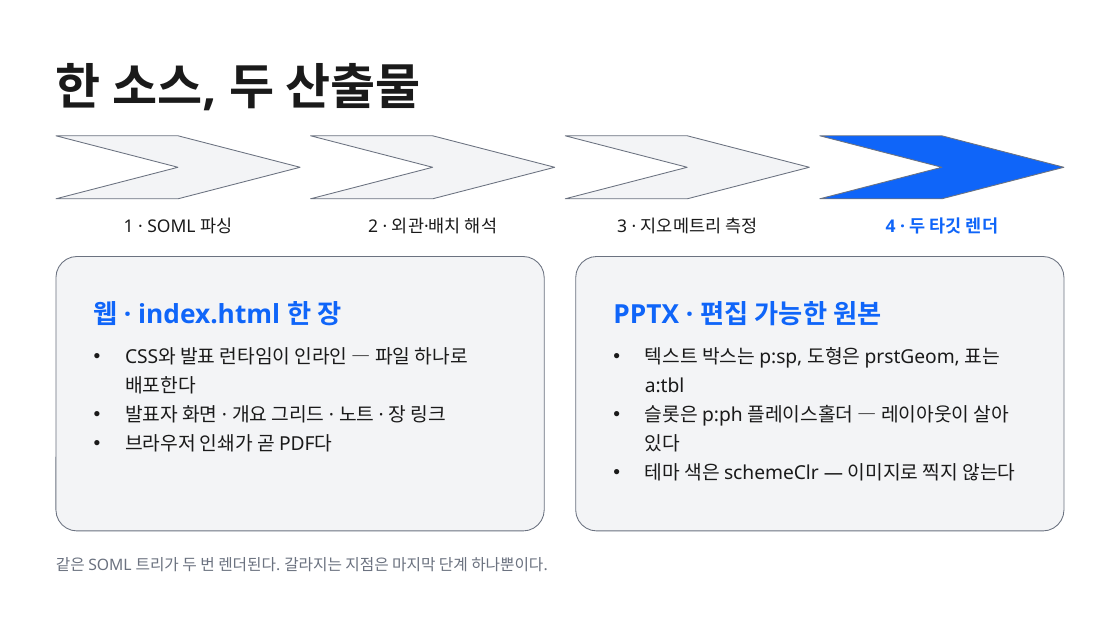
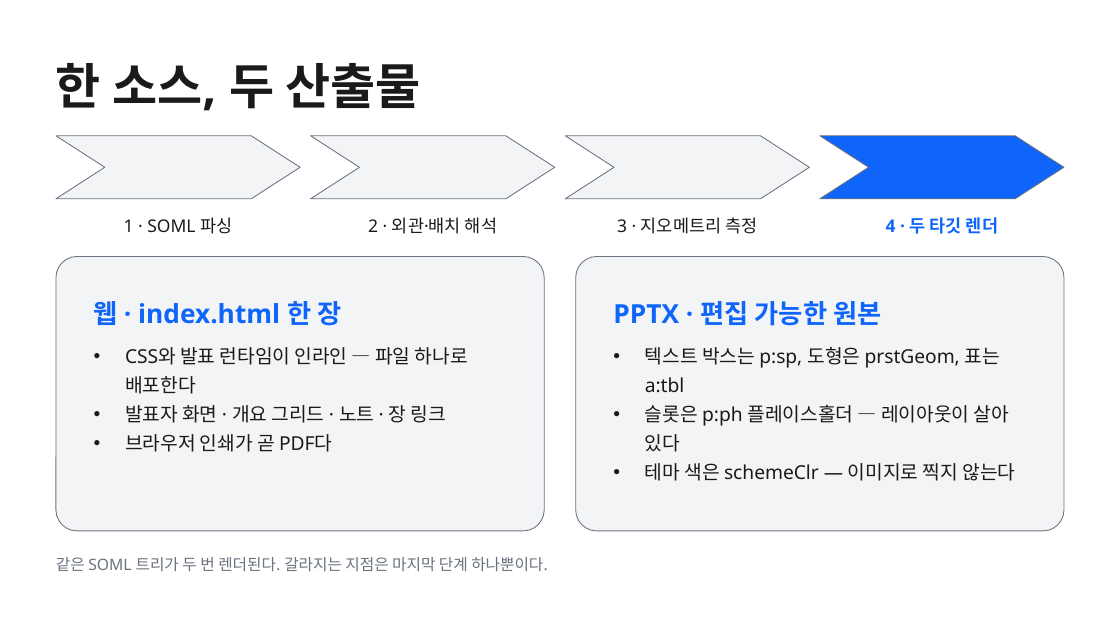
Before and after one commit to k2sebeom/balpyo, a slide deck: slide 4 of examples/showcase/decks/balpyo-intro/balpyo-소개.pptx. Drawn at 1120x630 pixels with LibreOffice and Linux fonts; fonts in the diff are those of the drawing. Boxes give left, top, right and bottom in pixels: in the first picture for what was removed or moved away, otherwise in the second. Text is boxed around its words. In the diff, an @@ line names an element or a change of style, - is before the commit and + after.

```diff
--- a/examples/showcase/decks/balpyo-intro/balpyo-소개.pptx
+++ b/examples/showcase/decks/balpyo-intro/balpyo-소개.pptx
@@ proportions changed in 4 elements at (56, 136, 301, 199), (311, 136, 555, 199), (565, 136, 810, 199), (820, 136, 1065, 199) @@
```
Also in this commit, not shown: 5 other files.
